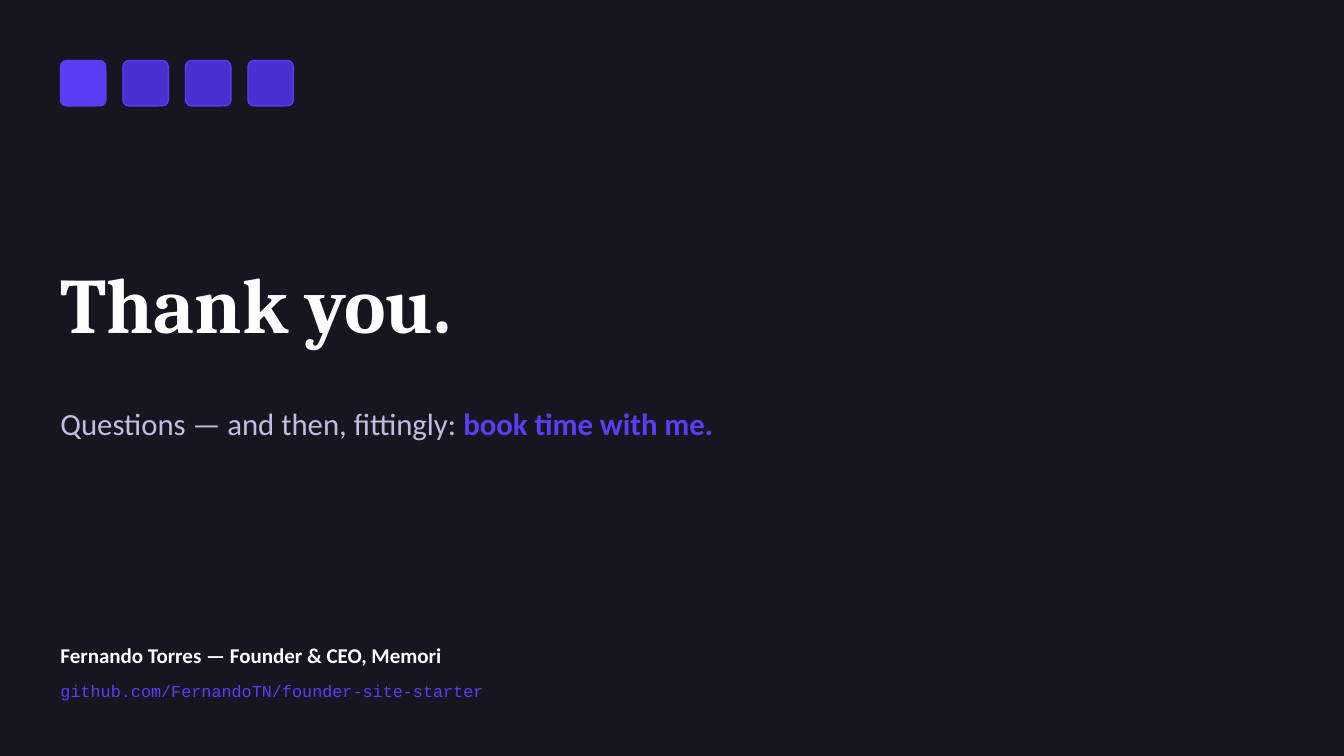
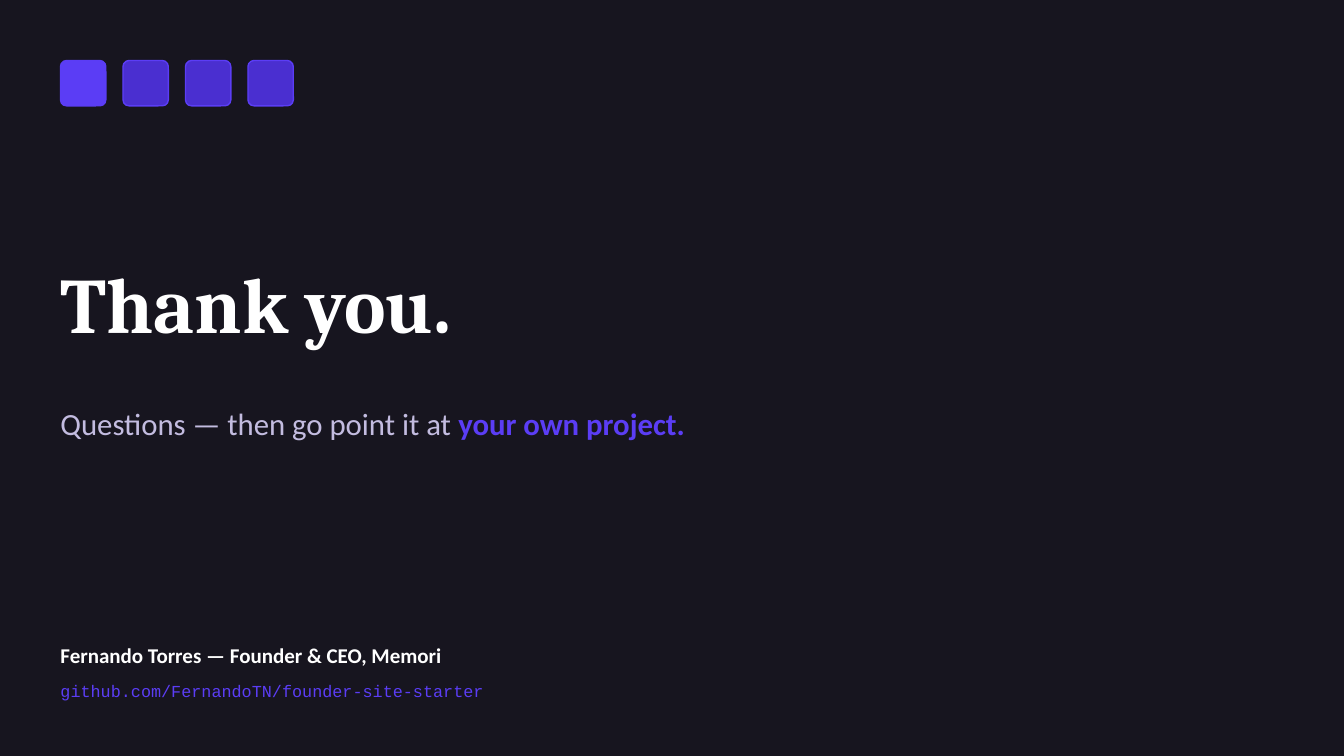
Before and after one commit to FernandoTN/founder-site-starter, a slide deck: slide 13 of slides/founder-site-workshop.pptx. Drawn at 1344x756 pixels with LibreOffice and Linux fonts; fonts in the diff are those of the drawing. Boxes give left, top, right and bottom in pixels: in the first picture for what was removed or moved away, otherwise in the second. Text is boxed around its words. In the diff, an @@ line names an element or a change of style, - is before the commit and + after.

```diff
--- a/slides/founder-site-workshop.pptx
+++ b/slides/founder-site-workshop.pptx
@@ text at (60, 413, 685, 441): text changed @@
-Questions — and then, fittingly: book time with me.
+Questions — then go point it at your own project.
```
Also in this commit, not shown: 4 other slides changed, 2 other files.
